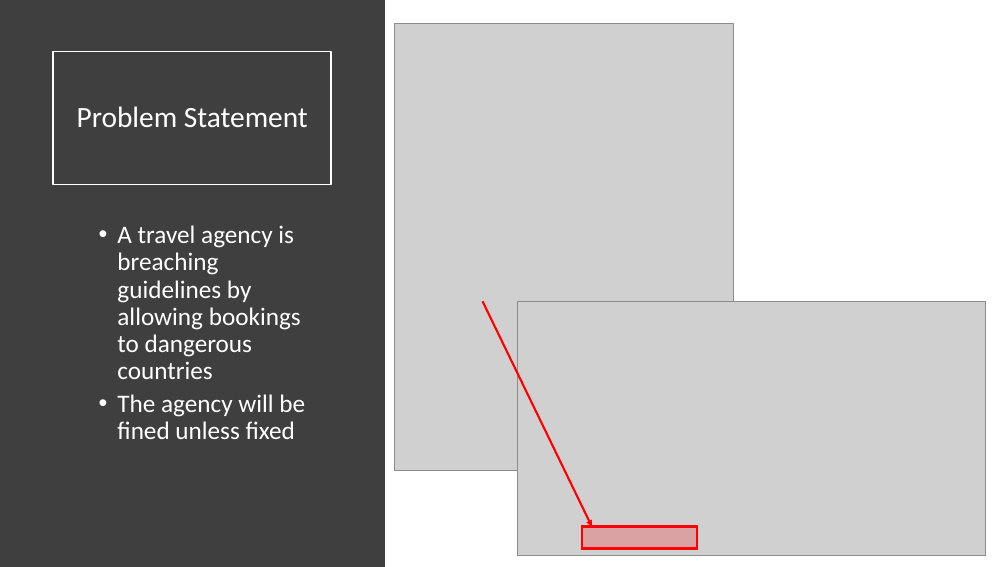
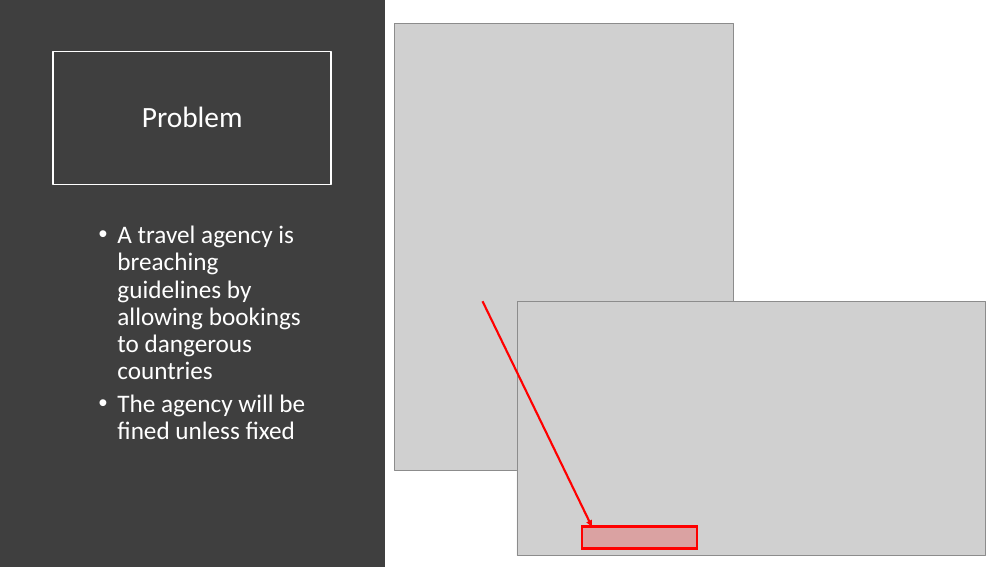
Before and after one commit to ncrowther/travelBooking, a slide deck: slide 2 of basic/docs/AutomationRecipes Bot Orchestration with IBM RPA and PAM.pptx. Drawn at 1008x567 pixels with LibreOffice and Linux fonts; fonts in the diff are those of the drawing; grey boxes stand for pictures. Boxes give left, top, right and bottom in pixels: in the first picture for what was removed or moved away, otherwise in the second. Text is boxed around its words. In the diff, an @@ line names an element or a change of style, - is before the commit and + after.

```diff
--- a/basic/docs/AutomationRecipes Bot Orchestration with IBM RPA and PAM.pptx
+++ b/basic/docs/AutomationRecipes Bot Orchestration with IBM RPA and PAM.pptx
@@ title at box(142, 106, 243, 127): text changed @@
-Problem Statement
+Problem
```
Also in this commit, not shown: 2 other slides changed, 1 other file.
